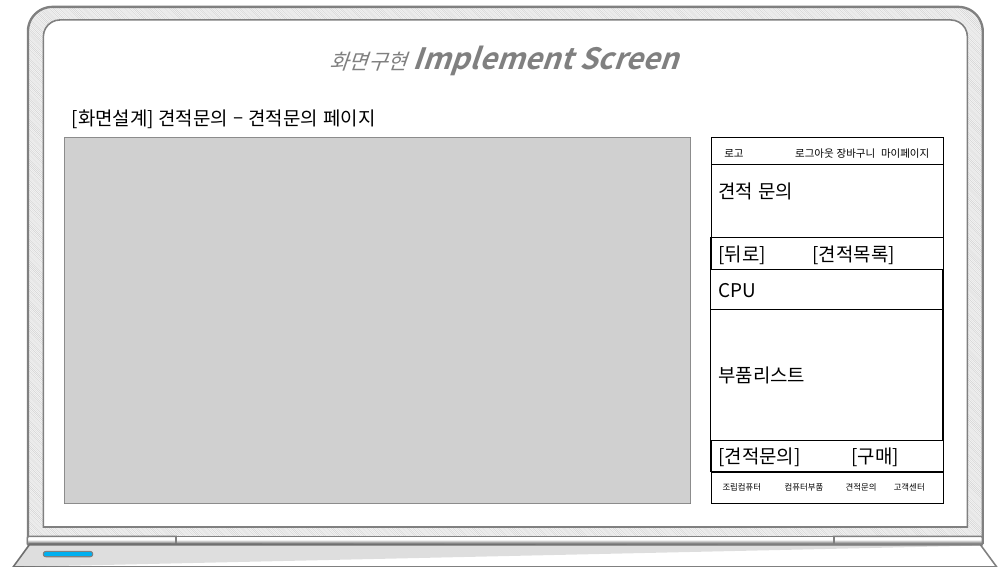
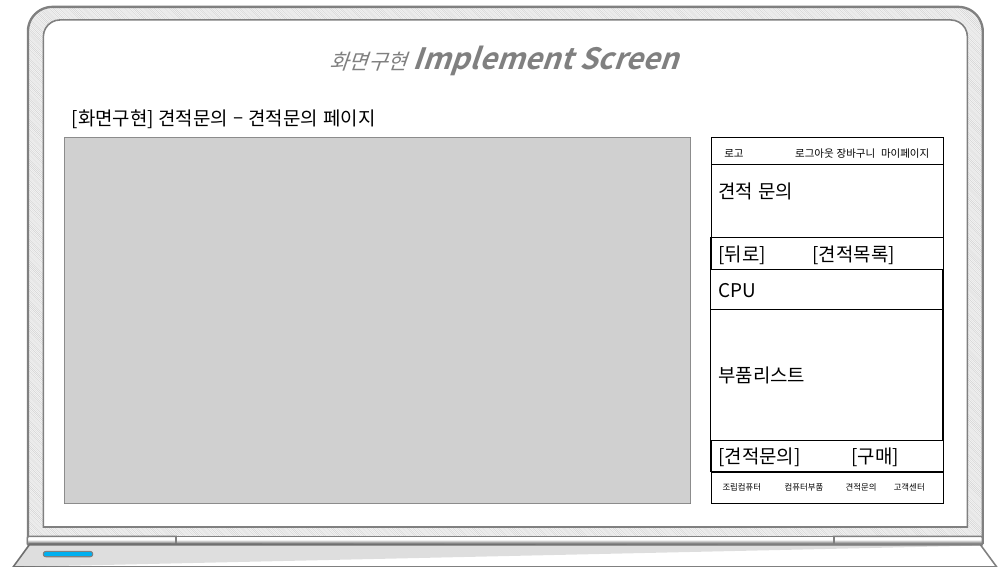
Before and after one commit to hhsw07/ezen-academy-projects, a slide deck: slide 82 of WebContent/발표/3차/프로젝트5_3차.pptx (slide 76 before the commit). Drawn at 1008x567 pixels with LibreOffice and Linux fonts; fonts in the diff are those of the drawing; grey boxes stand for pictures. Boxes give left, top, right and bottom in pixels: in the first picture for what was removed or moved away, otherwise in the second. Text is boxed around its words. In the diff, an @@ line names an element or a change of style, - is before the commit and + after.

```diff
--- a/WebContent/발표/3차/프로젝트5_3차.pptx
+++ b/WebContent/발표/3차/프로젝트5_3차.pptx
@@ text at bbox=[72, 109, 375, 129]: text changed @@
-[화면설계] 견적문의 – 견적문의 페이지
+[화면구현] 견적문의 – 견적문의 페이지
```
Also in this commit, not shown: 6 other slides changed, 16 slides added, 1 slide removed.
